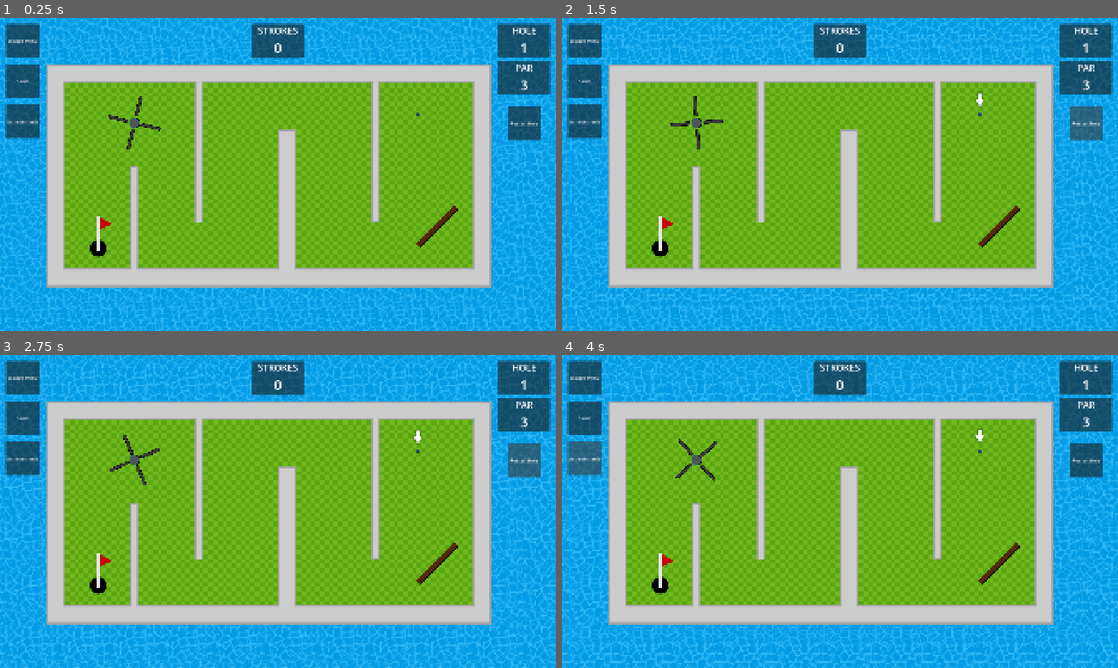
Above: before the commit, frames 1-4 (two rows, left to right).
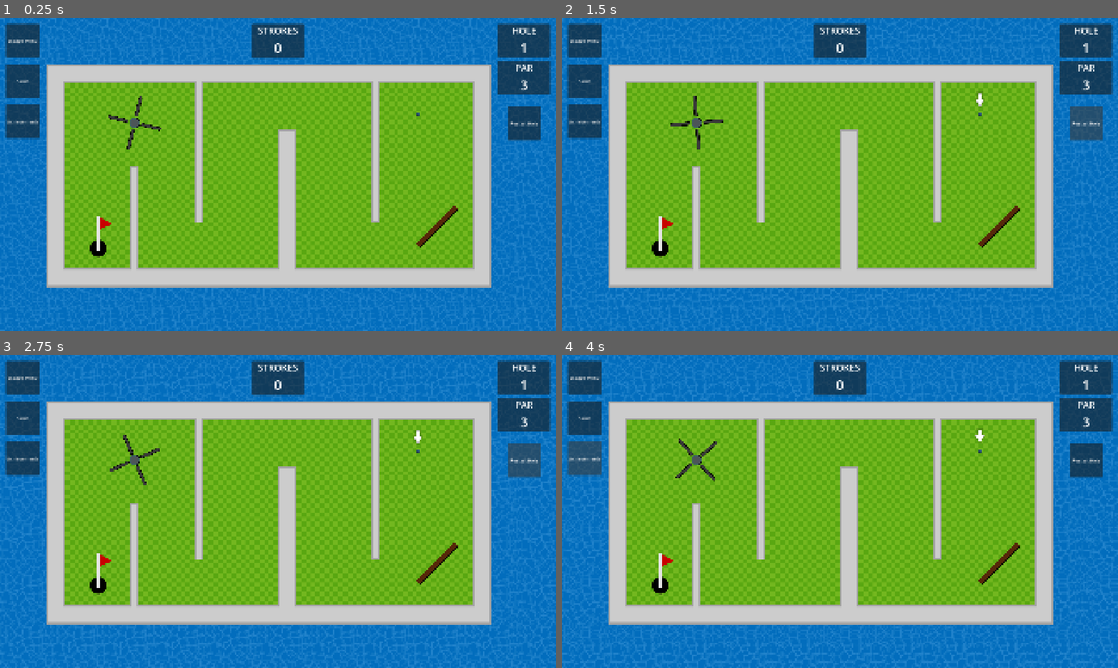
Above: after the commit, the same moments.

Repository: Crimbane/top-down-minigolf
Game: Godot game, scene res://Stages/Game/game.tscn
The game is run twice, just before and just after one commit, with the same random seed, the same clock (stepped at 60 frames per second) and the same inputs. The engine's default icon, where the game draws it, is replaced by a stand-in: a white triangle on a blue panel in a dark square.
Inputs:
- Up to frame 1 (0.25 s): no input
- Up to frame 2 (1.5 s): click "Restart Hole" at 0.5 s; click "Restart Hole" at 1.25 s
- Up to frame 3 (2.75 s): click "Restart Hole" at 2 s
- Up to frame 4 (4 s): click "Skins" at 2.75 s; click "Achievements" at 3.5 s

The runs differ from the first frame. In frame 1, 37% of the frame differs, in the area x 0-100%, y 0-100%; in frame 2, 38%; in frame 3, 38%; in frame 4, 37%.

Commit message:
Made water a bit darker

Diff:
--- a/Stages/Tileset/tile_map_layer_water.tscn
+++ b/Stages/Tileset/tile_map_layer_water.tscn
@@ -17,6 +17,7 @@
 texture = ExtResource("1_x4ksy")
 texture_region_size = Vector2i(512, 512)
 0:0/0 = 0
+0:0/0/modulate = Color(0.7058824, 0.7058824, 0.8235294, 1)
 0:0/0/material = SubResource("ShaderMaterial_x4ksy")
 
 [sub_resource type="ShaderMaterial" id="ShaderMaterial_2rwl0"]
@@ -29,6 +30,7 @@
 texture = ExtResource("4_g5wvi")
 texture_region_size = Vector2i(512, 512)
 0:0/0 = 0
+0:0/0/modulate = Color(0.7058824, 0.7058824, 0.8235294, 1)
 0:0/0/material = SubResource("ShaderMaterial_2rwl0")
 
 [sub_resource type="TileSet" id="TileSet_t1yug"]
